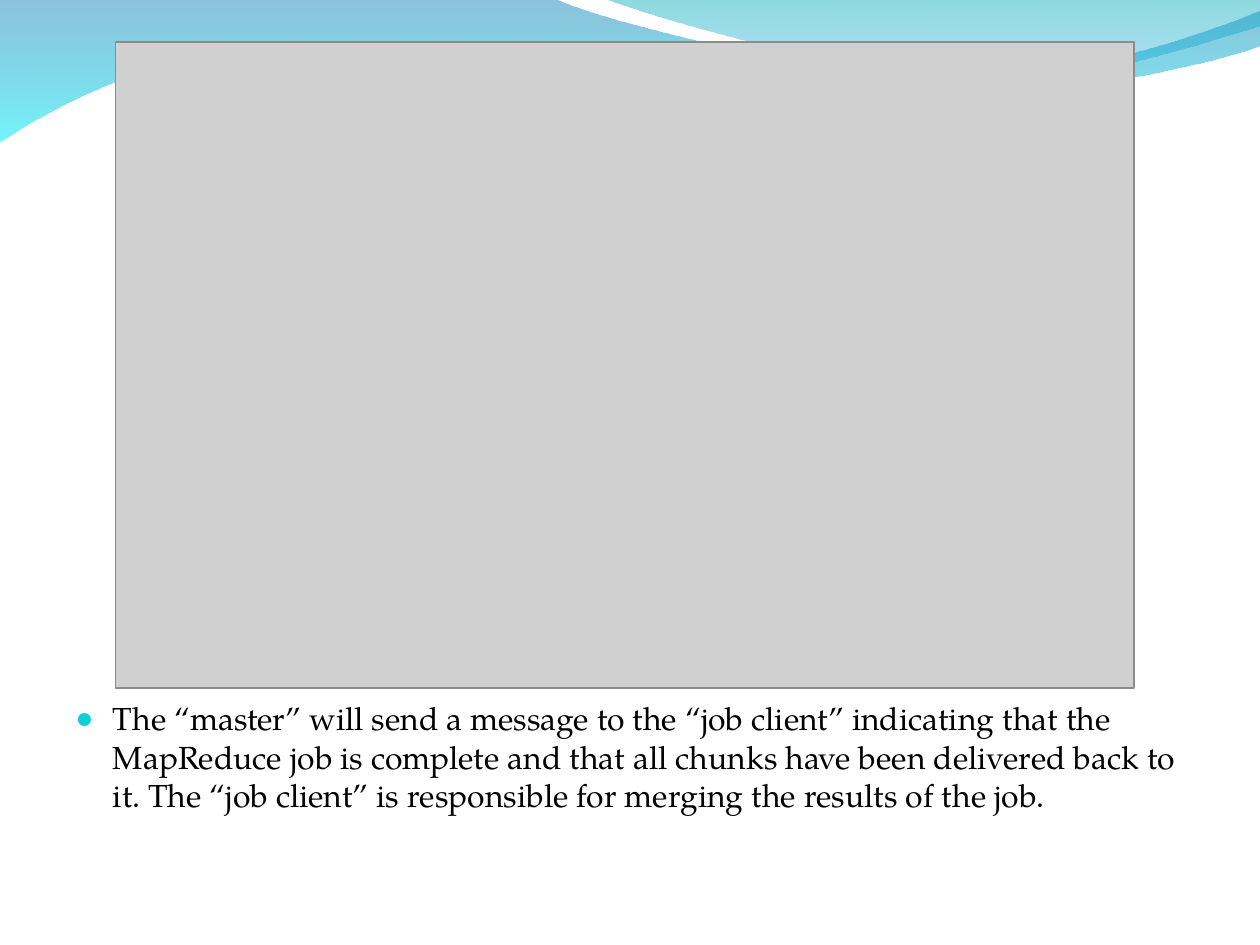
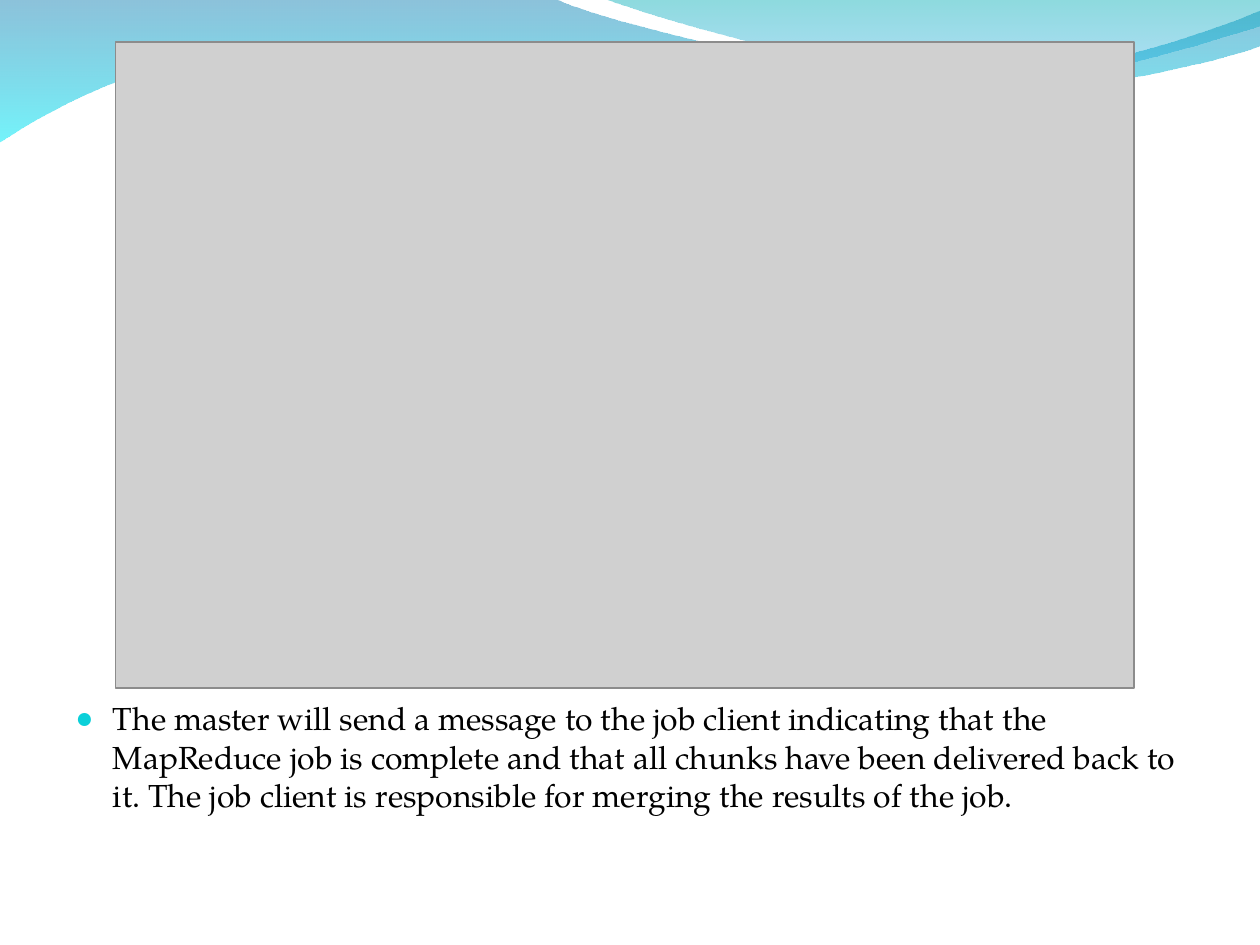
Before and after one commit to osecki/cs647, a slide deck: slide 22 of Documentation/Final Paper and Slides/MapReduce Final Presentation.ppt (slide 23 before the commit). Drawn at 1260x945 pixels with LibreOffice and Linux fonts; fonts in the diff are those of the drawing; grey boxes stand for pictures; background and template pictures are left out. Boxes give left, top, right and bottom in pixels: in the first picture for what was removed or moved away, otherwise in the second. Text is boxed around its words. In the diff, an @@ line names an element or a change of style, - is before the commit and + after.

Commit message:
Final commit. Everything is done! Zip that has been submitted it included.

```diff
--- a/Documentation/Final Paper and Slides/MapReduce Final Presentation.ppt
+++ b/Documentation/Final Paper and Slides/MapReduce Final Presentation.ppt
@@ text at (x1=113, y1=707, x2=1175, y2=816): text changed @@
-● The “master” will send a message to the “job client” indicating that the MapReduce job is complete and that all chunks have been delivered back to it. The “job client” is responsible for merging the results of the job.
+● The master will send a message to the job client indicating that the MapReduce job is complete and that all chunks have been delivered back to it. The job client is responsible for merging the results of the job.
```
Also in this commit, not shown: 22 other slides changed, 5 other files.
